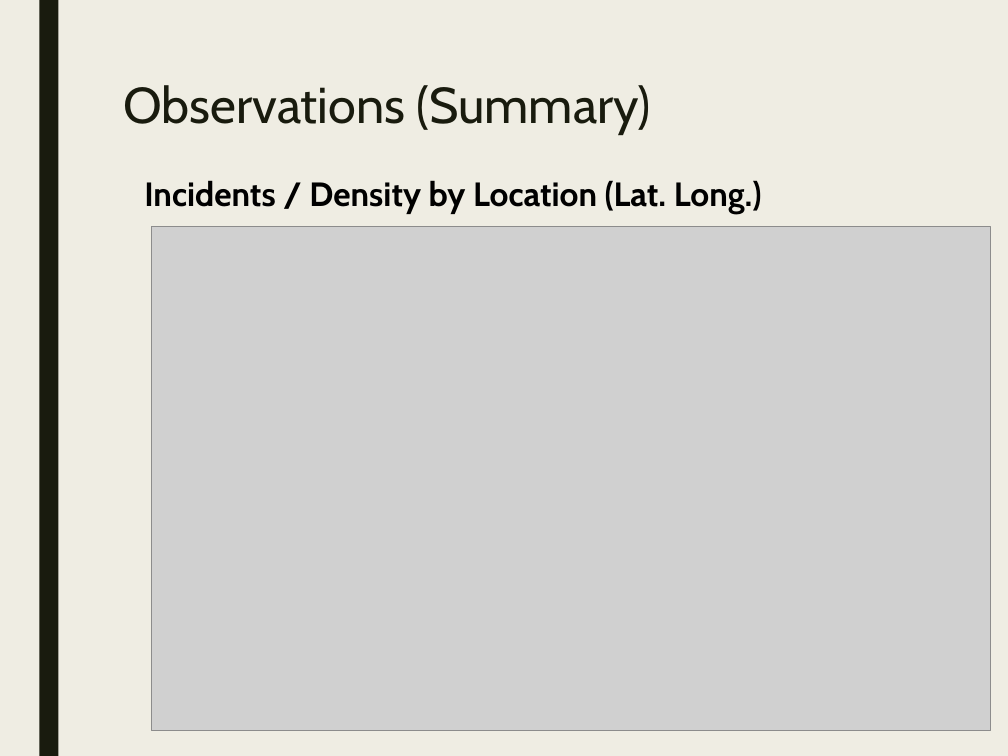
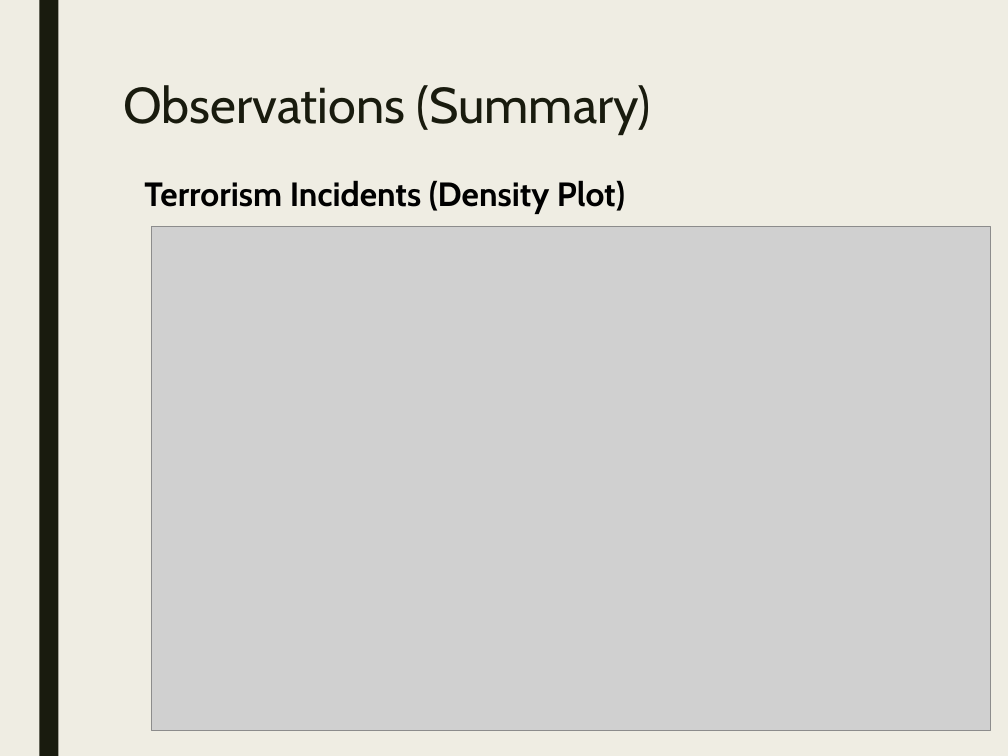
Before and after one commit to stats-learning-fall2019/final-project, a slide deck: slide 6 of presentation/gtdb-final-presentation.pptx. Drawn at 1008x756 pixels with LibreOffice and Linux fonts; fonts in the diff are those of the drawing; grey boxes stand for pictures. Boxes give left, top, right and bottom in pixels: in the first picture for what was removed or moved away, otherwise in the second. Text is boxed around its words. In the diff, an @@ line names an element or a change of style, - is before the commit and + after.

```diff
--- a/presentation/gtdb-final-presentation.pptx
+++ b/presentation/gtdb-final-presentation.pptx
@@ text at <box>144,180,625,214</box>: text changed @@
-Incidents / Density by Location (Lat. Long.)
+Terrorism Incidents (Density Plot)
```
Also in this commit, not shown: 1 other slide changed, 1 slide added, 3 other files.
